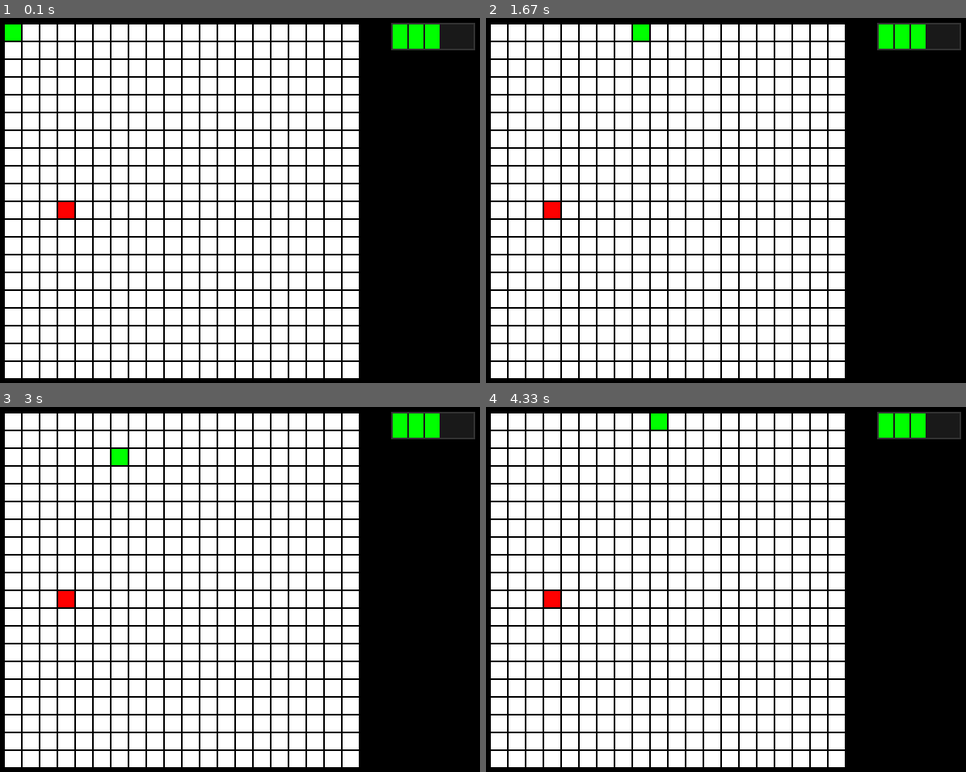
Above: before the commit, frames 1-4 (two rows, left to right).
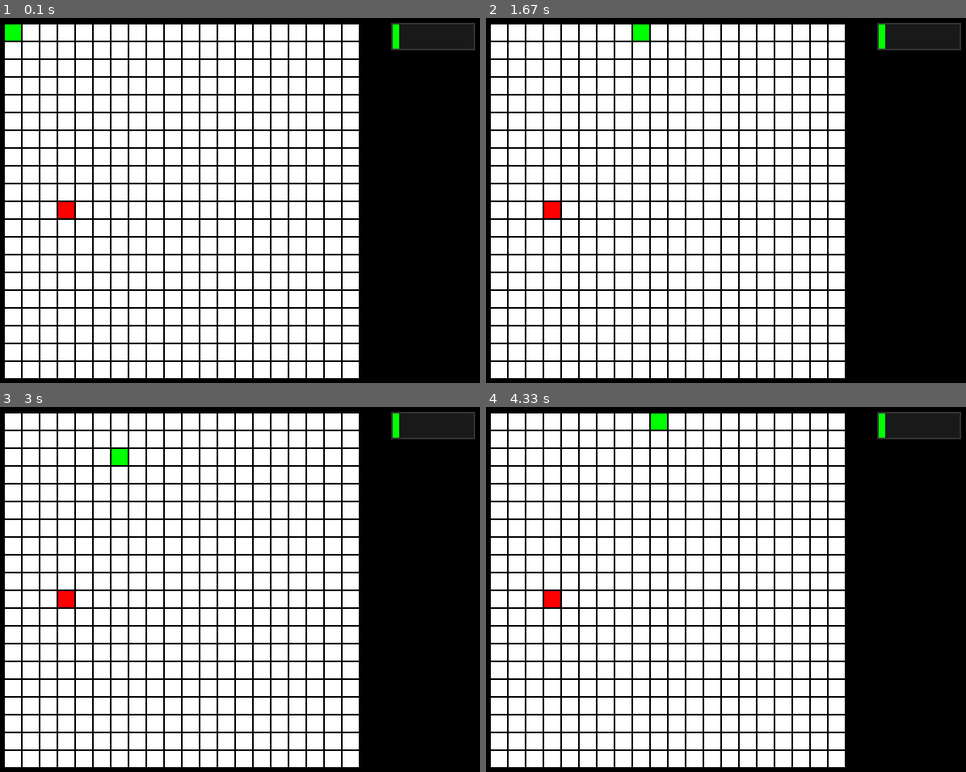
Above: after the commit, the same moments.

Repository: KonstBeliakov/pygame_snake
Game: pygame game, started from main.py
Two runs of this game, one before a commit and one after it. Both use one fixed random seed, a clock stepped at 60 frames per second and the inputs below.
Inputs:
- Up to frame 1 (0.1 s): no input
- Up to frame 2 (1.67 s): no input
- Up to frame 3 (3 s): hold Left 1.83-2.37 s; hold Down 2.4-2.7 s; hold Left from 2.73 s (still down)
- Up to frame 4 (4.33 s): release Left at 3.13 s; hold Up 3.17-3.53 s; hold Right 3.57-4.2 s; hold Down from 4.23 s (still down)

The runs differ from the first frame. In frame 1, 0.5% of the frame differs, in the area x 83-92%, y 1-9%; in frame 2, 0.5%; in frame 3, 0.5%; in frame 4, 0.5%.

Commit message:
Шкала прогресса обновляется при увеличении змейки

Diff:
--- a/main.py
+++ b/main.py
@@ -27,7 +27,7 @@
 
 cyclic_map = False
 
-level_progress_bar = progress_bar.ProgressBar(3, 5)
+level_progress_bar = progress_bar.ProgressBar(1, 10)
 level_progress_bar.set_position(n * (SELL_SIZE + 2) + 50, 10)
 
 while not gameOver:
@@ -97,5 +97,7 @@
             pygame.draw.rect(screen, color, pygame.Rect(10 + i * (SELL_SIZE + 2), 10 + j * (SELL_SIZE + 2),
                                                         SELL_SIZE, SELL_SIZE))
 
+            level_progress_bar.set_volume(snake_length)
+
             level_progress_bar.draw(screen)
     pygame.display.flip()
